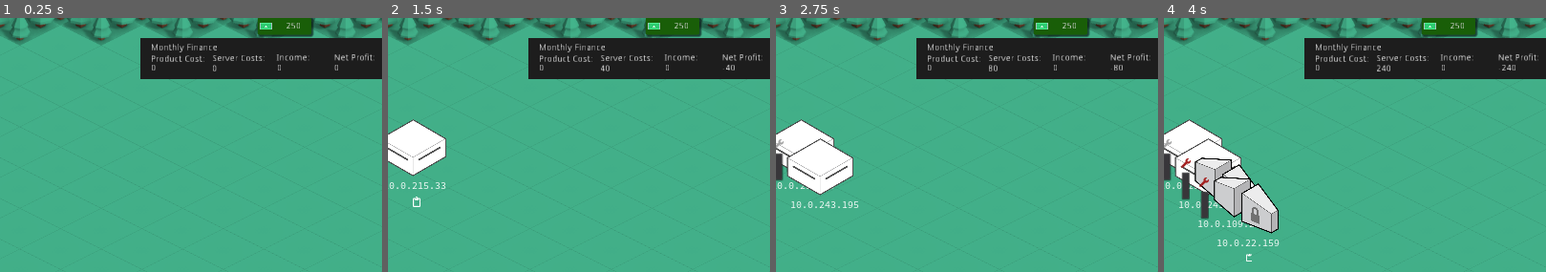
Above: before the commit, frames 1-4 (left to right).
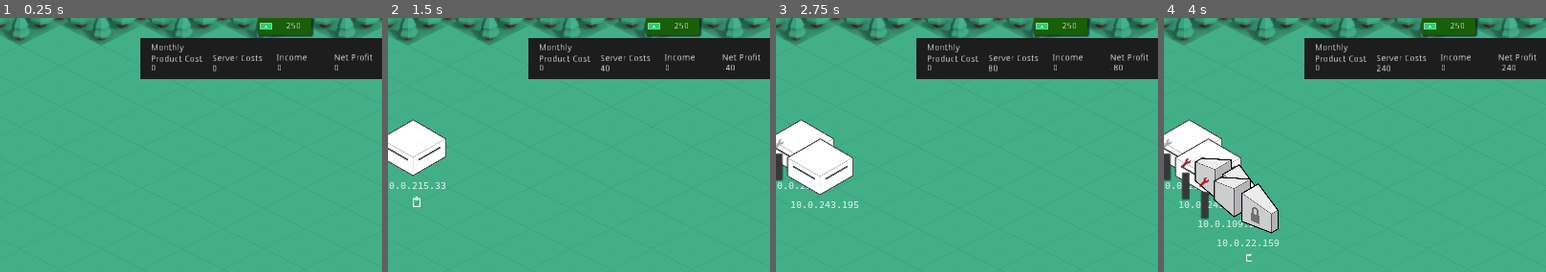
Above: after the commit, the same moments.

Repository: yigitbey/CloudArchitect
Game: Godot game, scene res://Level.tscn
Two runs of this game, one before a commit and one after it. Both use one fixed random seed, a clock stepped at 60 frames per second and the inputs below.
Inputs (mouse positions are % of the whole screen's width and height, from its top left):
- Up to frame 1 (0.25 s): no input
- Up to frame 2 (1.5 s): click (95, 97) at 0.52 s; type "12" at 0.6 s; click (13, 97) at 1.25 s
- Up to frame 3 (2.75 s): click (13, 97) at 2 s
- Up to frame 4 (4 s): click (16, 97) at 2.75 s; click (16, 97) at 3.5 s
The pictures show only the part of the screen within x 14-64%, y 0-50%; the shares and areas given below are measured in that part.

The runs differ from the first frame. In frame 1, less than 0.1% of the frame differs, in the area x 49-98%, y 10-18%; in frame 2, less than 0.1%; in frame 3, less than 0.1%; in frame 4, less than 0.1%.

Commit message:
minor design update

Diff:
--- a/HUD.tscn
+++ b/HUD.tscn
@@ -102,6 +102,7 @@
 
 [node name="HUD" type="Node2D"]
 pause_mode = 2
+z_as_relative = false
 script = ExtResource( 2 )
 __meta__ = {
 "_edit_horizontal_guides_": [ 592.0, 616.0, 640.0, 568.0, 544.0, 664.0, 688.0, 520.0 ],
@@ -520,10 +521,10 @@
 [node name="ProductCostLabel" type="Label" parent="FinancesPanel"]
 margin_left = 16.0
 margin_top = 26.0
-margin_right = 120.0
+margin_right = 98.0
 margin_bottom = 40.0
 rect_pivot_offset = Vector2( 74, 10.9999 )
-text = "Product Cost:"
+text = "Product Cost"
 __meta__ = {
 "_edit_use_anchors_": false
 }
@@ -542,10 +543,10 @@
 [node name="ServerCostsLabel" type="Label" parent="FinancesPanel"]
 margin_left = 113.0
 margin_top = 25.0
-margin_right = 217.0
+margin_right = 196.0
 margin_bottom = 39.0
 rect_pivot_offset = Vector2( 74, 10.9999 )
-text = "Server Costs:"
+text = "Server Costs"
 __meta__ = {
 "_edit_use_anchors_": false
 }
@@ -564,10 +565,10 @@
 [node name="MonthlyIncomeLabel" type="Label" parent="FinancesPanel"]
 margin_left = 213.0
 margin_top = 24.0
-margin_right = 317.0
+margin_right = 266.0
 margin_bottom = 38.0
 rect_pivot_offset = Vector2( 74, 10.9999 )
-text = "Income:"
+text = "Income"
 __meta__ = {
 "_edit_use_anchors_": false
 }
@@ -586,10 +587,10 @@
 [node name="ProfitLabel" type="Label" parent="FinancesPanel"]
 margin_left = 304.0
 margin_top = 24.0
-margin_right = 408.0
+margin_right = 370.0
 margin_bottom = 38.0
 rect_pivot_offset = Vector2( 74, 10.9999 )
-text = "Net Profit:"
+text = "Net Profit"
 __meta__ = {
 "_edit_use_anchors_": false
 }
@@ -605,12 +606,17 @@
 "_edit_use_anchors_": false
 }
 
+[node name="VSeparator" type="VSeparator" parent="FinancesPanel"]
+margin_left = 381.0
+margin_right = 385.0
+margin_bottom = 64.0
+
 [node name="Label" type="Label" parent="FinancesPanel"]
 margin_left = 16.0
 margin_top = 8.0
 margin_right = 68.0
 margin_bottom = 22.0
-text = "Monthly Finance"
+text = "Monthly"
 __meta__ = {
 "_edit_use_anchors_": false
 }
@@ -651,6 +657,7 @@
 }
 
 [node name="List" type="ItemList" parent="Logs"]
+show_behind_parent = true
 margin_left = 5.0
 margin_top = 472.0
 margin_right = 280.0
--- a/Server.tscn
+++ b/Server.tscn
@@ -90,7 +90,7 @@
 
 [node name="Server" type="KinematicBody2D"]
 pause_mode = 2
-z_index = 1
+z_index = 5
 input_pickable = true
 script = ExtResource( 1 )
 __meta__ = {
